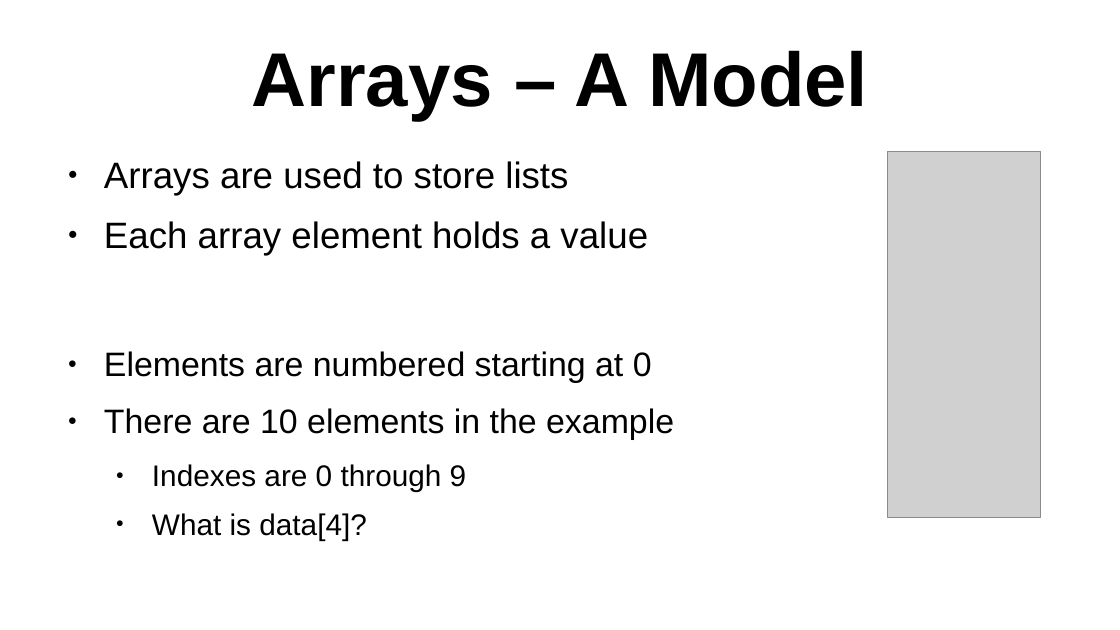
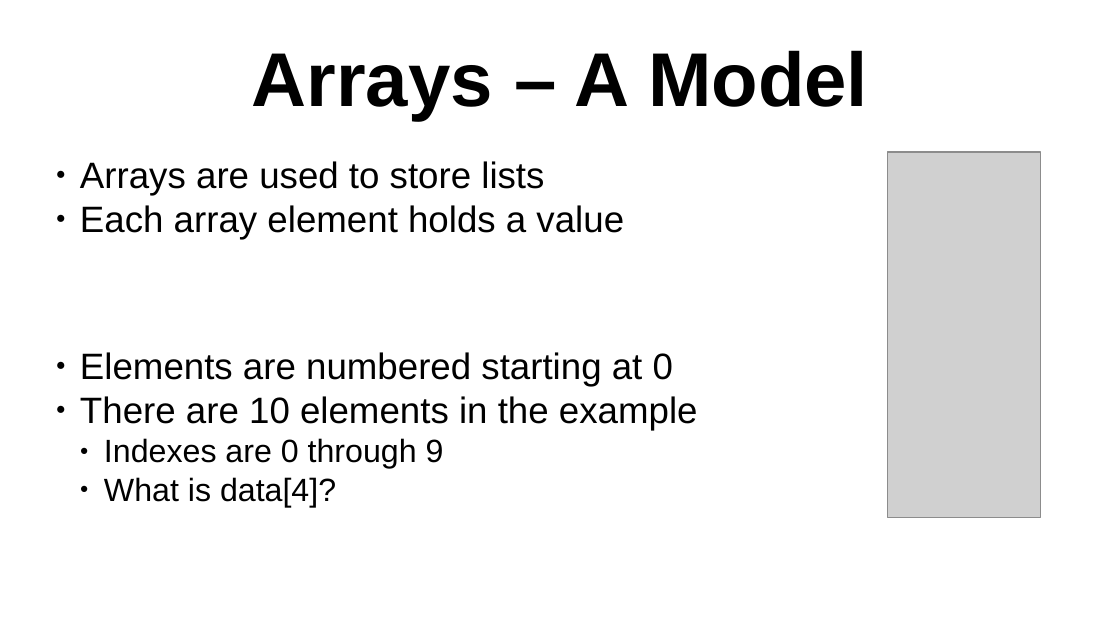
Before and after one commit to gstragand/IntroToArrays, a slide deck: slide 3 of Arrays.odp. Drawn at 1120x630 pixels with LibreOffice and Linux fonts; fonts in the diff are those of the drawing; grey boxes stand for pictures; background and template pictures are left out. Boxes give left, top, right and bottom in pixels: in the first picture for what was removed or moved away, otherwise in the second. Text is boxed around its words. In the diff, an @@ line names an element or a change of style, - is before the commit and + after.

```diff
--- a/Arrays.odp
+++ b/Arrays.odp
@@ text "Arrays are used to store ..." at [80,161,624,239]: indent changed; less space between paragraphs @@
@@ text "Elements are numbered starting at ..." at [80,352,698,507]: size 24.1 to 26 pt in "Elements are numbered starting at 0", "There are 10 elements in the example"; size 21.1 to 22.8 pt in "Indexes are 0 through 9", "What is data[4]?"; indent changed; less space between paragraphs @@
```
Also in this commit, not shown: 3 other slides changed, 4 slides added.
